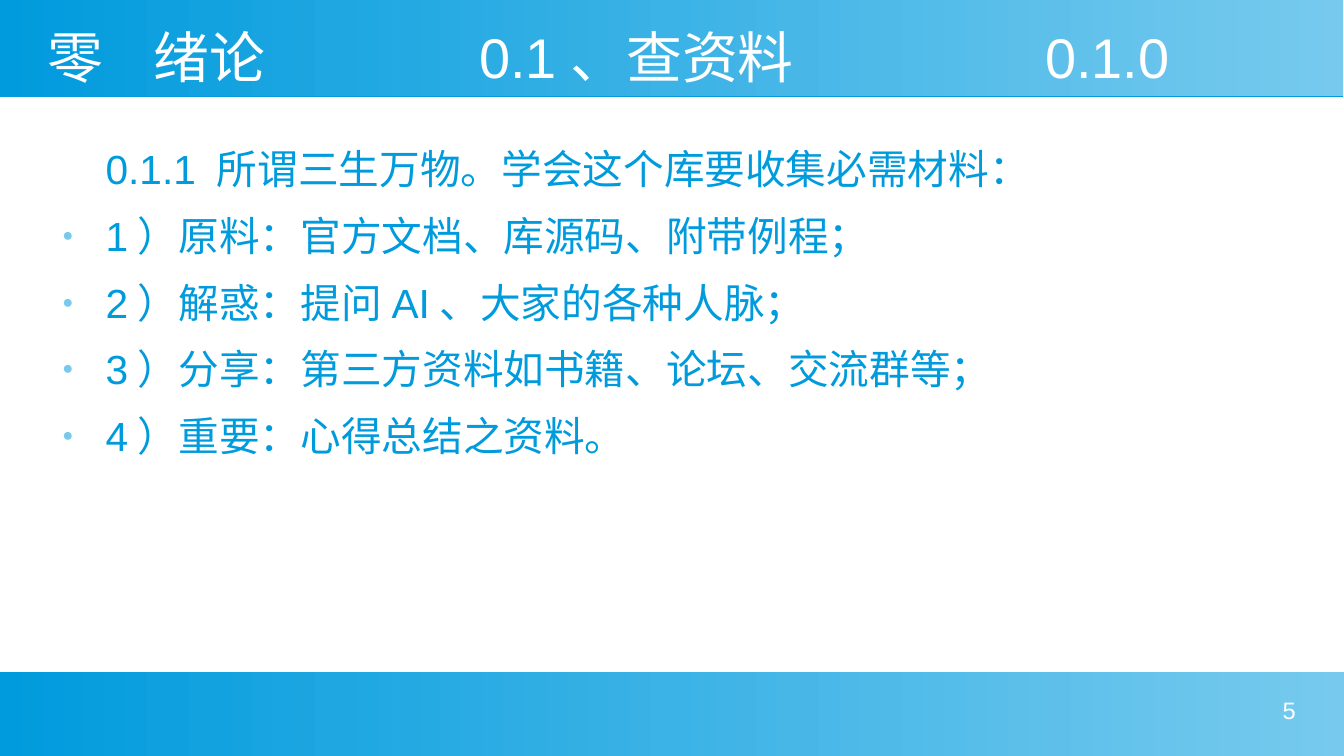
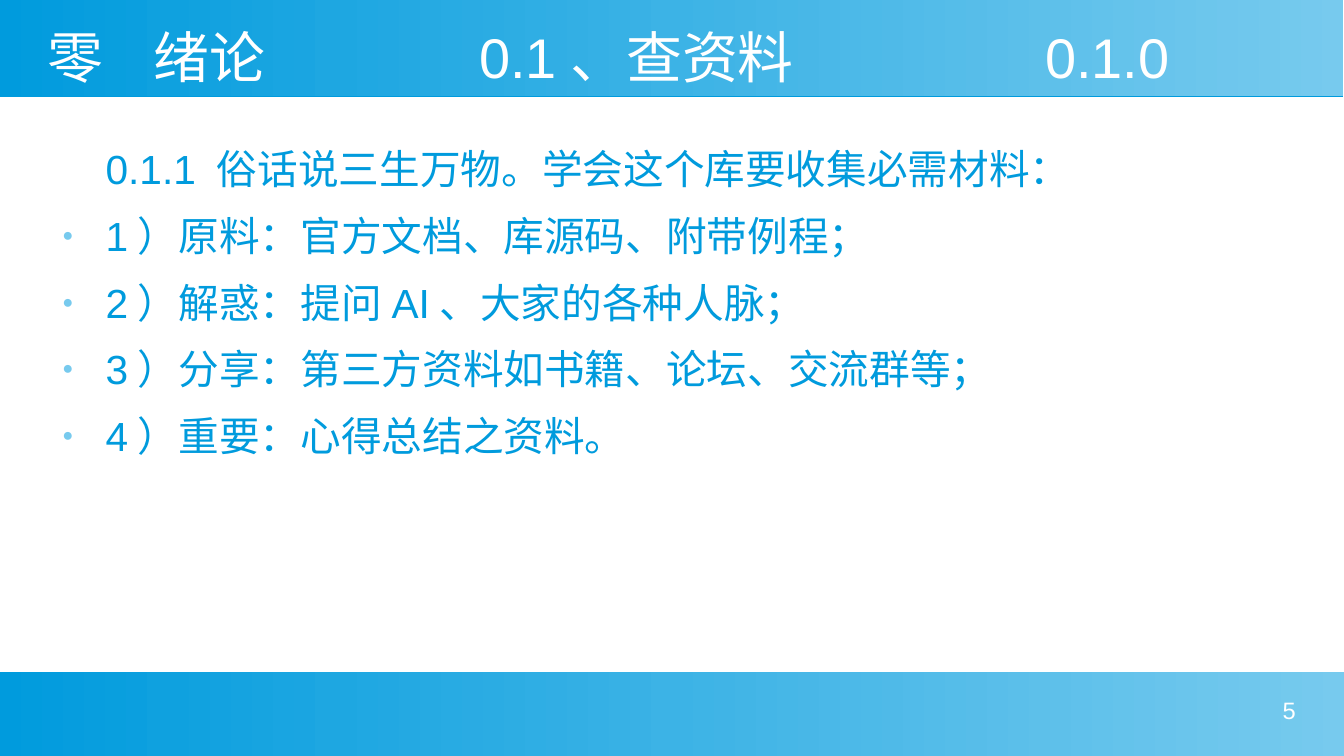
Before and after one commit to furcd/Simple-Tutorial-LibTorch, a slide deck: slide 5 of 教程PPT.odp. Drawn at 1344x756 pixels with LibreOffice and Linux fonts; fonts in the diff are those of the drawing. Boxes give left, top, right and bottom in pixels: in the first picture for what was removed or moved away, otherwise in the second. Text is boxed around its words. In the diff, an @@ line names an element or a change of style, - is before the commit and + after.

Commit message:
修改了参考资料

```diff
--- a/教程PPT.odp
+++ b/教程PPT.odp
@@ text at (x1=106, y1=149, x2=1070, y2=188): text changed @@
-0.1.1 所谓三生万物。学会这个库要收集必需材料：
+0.1.1 俗话说三生万物。学会这个库要收集必需材料：
```
Also in this commit, not shown: 2 other slides changed, 1 other file.
